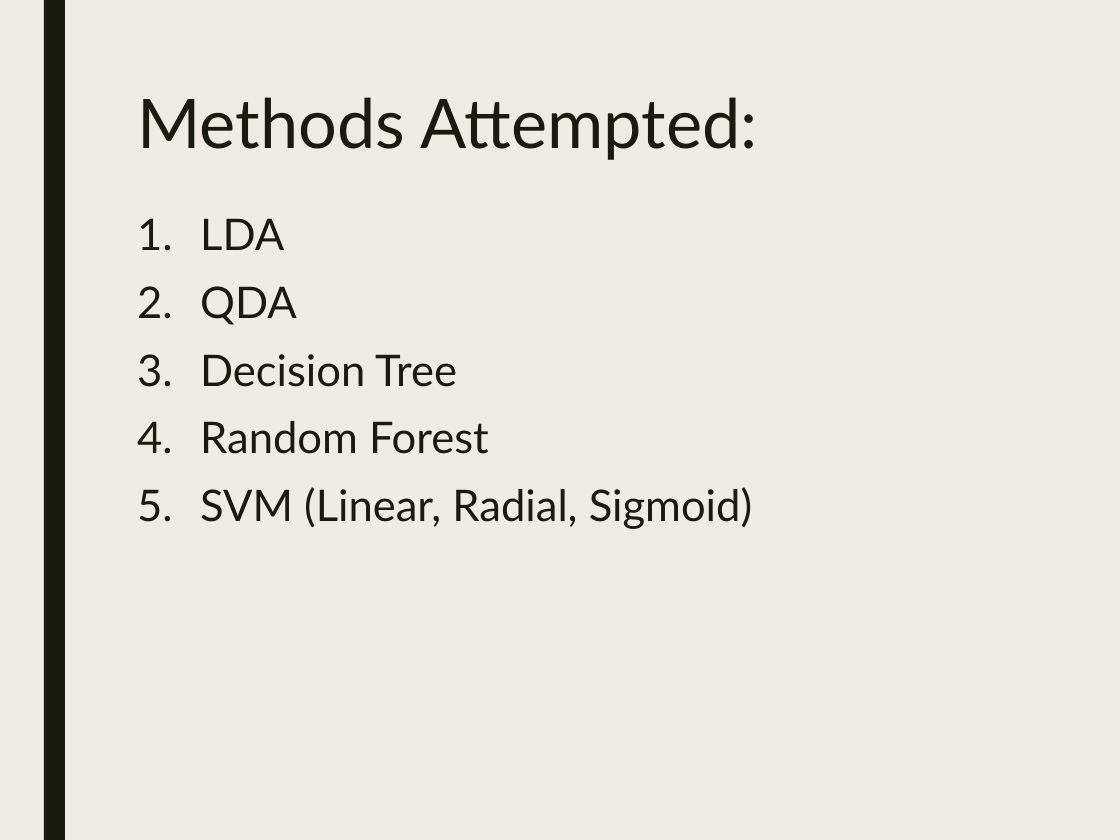
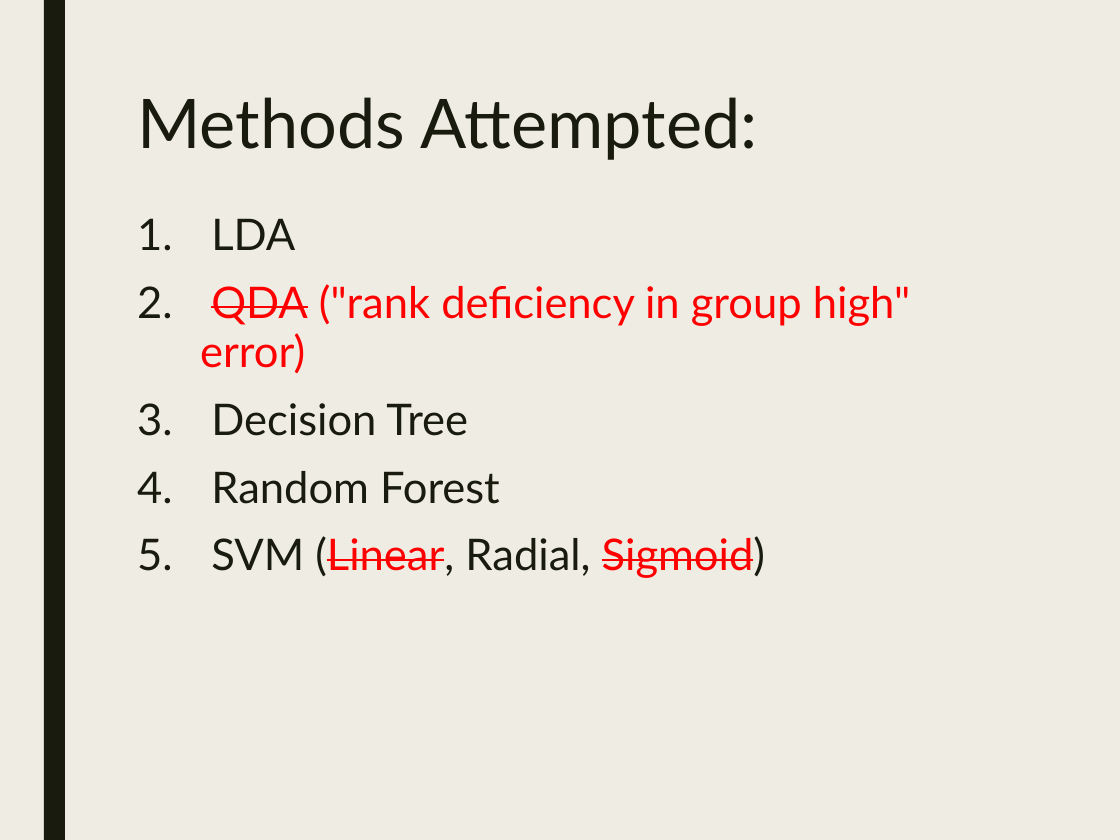
Before and after one commit to stats-learning-fall2019/final-project, a slide deck: slide 51 of presentation/gtdb-final-presentation.pptx. Drawn at 1120x840 pixels with LibreOffice and Linux fonts; fonts in the diff are those of the drawing. Boxes give left, top, right and bottom in pixels: in the first picture for what was removed or moved away, otherwise in the second. Text is boxed around its words. In the diff, an @@ line names an element or a change of style, - is before the commit and + after.

```diff
--- a/presentation/gtdb-final-presentation.pptx
+++ b/presentation/gtdb-final-presentation.pptx
@@ text at box(200, 284, 910, 373): text changed; text colour #191B0E to #FF0000 @@
-2. QDA
+2. QDA ("rank deficiency in group high" error)
@@ text at box(211, 536, 765, 578): text colour #191B0E to #FF0000, strikethrough on in "(Linear, Sigmoid)" @@
```
Also in this commit, not shown: 14 other slides changed, 3 slides added, 5 slides removed, 2 other files.
